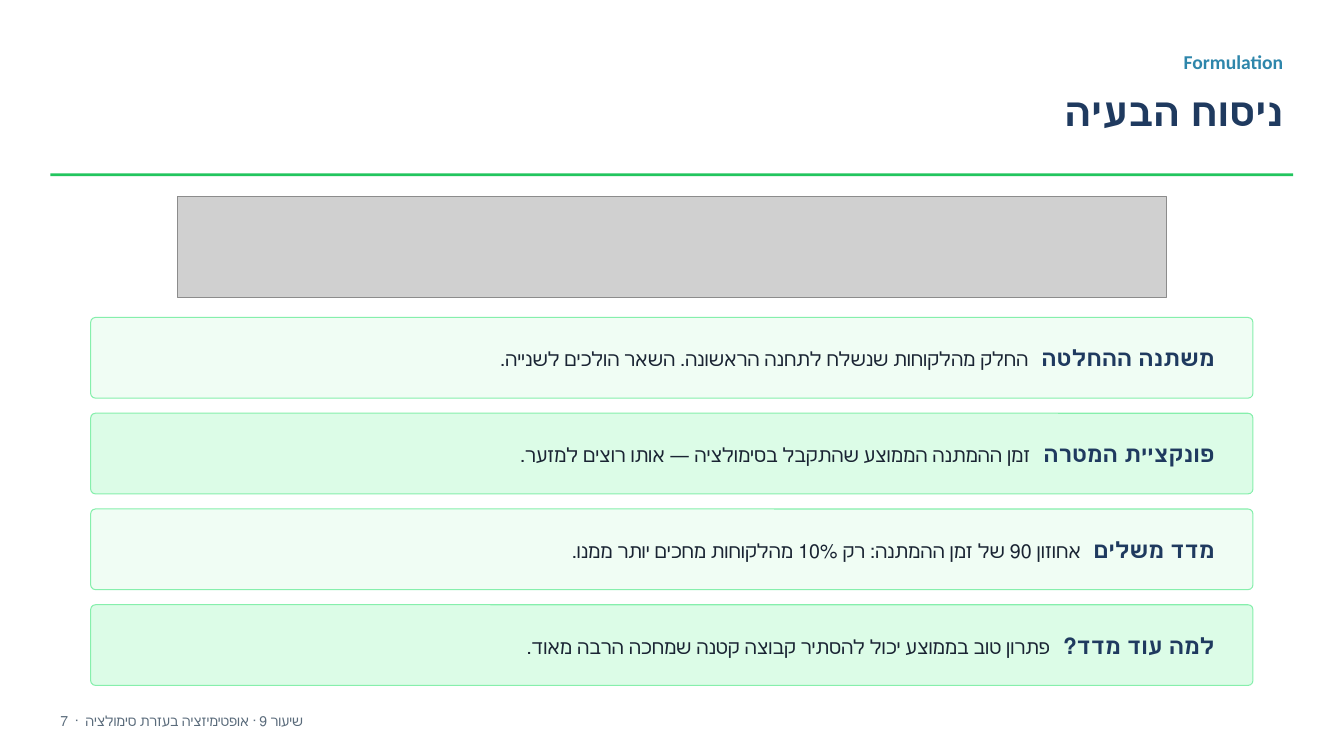
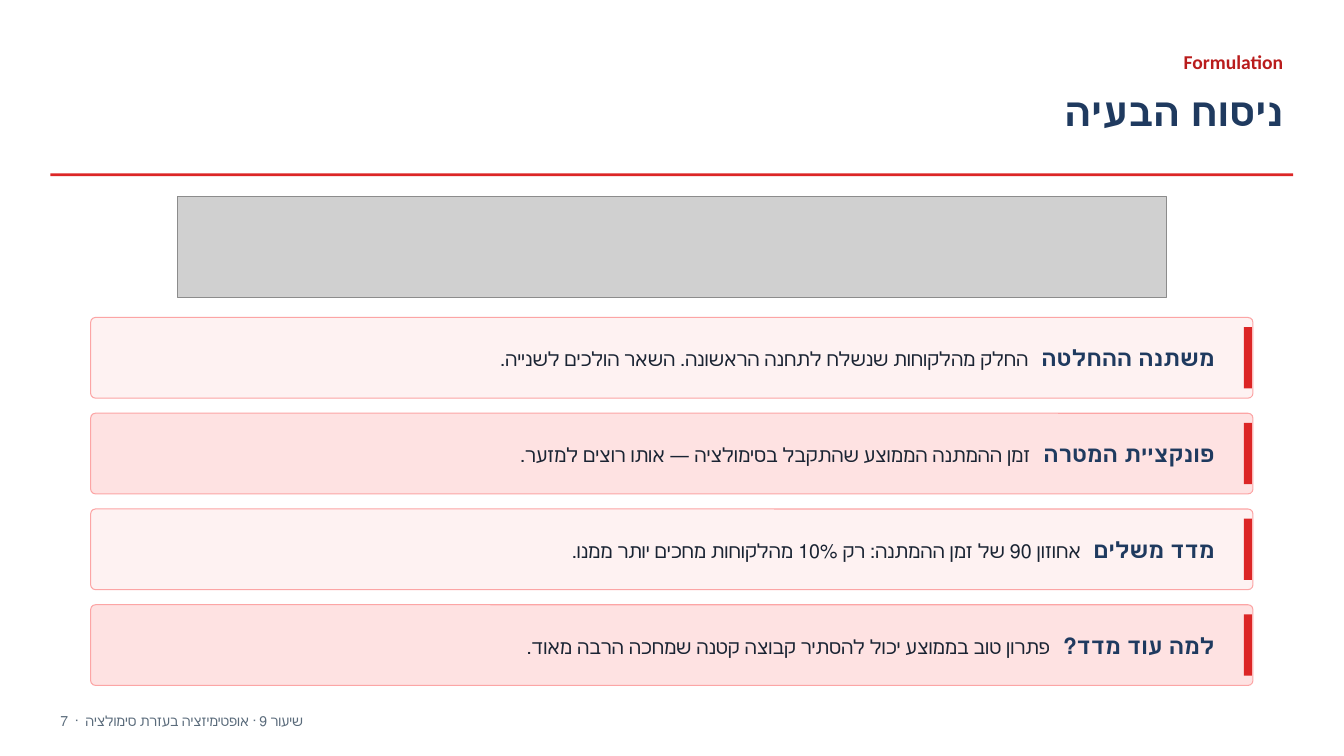
Before and after one commit to eliransher/sim_course, a slide deck: slide 8 of lectures/presentation/notebook_9_queueing_network_analysis.pptx. Drawn at 1344x756 pixels with LibreOffice and Linux fonts; fonts in the diff are those of the drawing; grey boxes stand for pictures. Boxes give left, top, right and bottom in pixels: in the first picture for what was removed or moved away, otherwise in the second. Text is boxed around its words. In the diff, an @@ line names an element or a change of style, - is before the commit and + after.

```diff
--- a/lectures/presentation/notebook_9_queueing_network_analysis.pptx
+++ b/lectures/presentation/notebook_9_queueing_network_analysis.pptx
@@ text "Formulation" at bbox=[1184, 55, 1284, 69]: text colour #2E86AB to #B91C1C @@
@@ rectangle at bbox=[50, 173, 1294, 176]: fill #22C55E to #DC2626 @@
@@ rounded rectangle at bbox=[91, 318, 1253, 398]: fill #F0FDF4 to #FEF2F2; outline #86EFAC 0.75 pt to #FCA5A5 0.75 pt @@
@@ rectangle added at bbox=[1244, 328, 1252, 389], fill #DC2626 @@
@@ rounded rectangle at bbox=[91, 413, 1253, 494]: fill #DCFCE7 to #FEE2E2; outline #86EFAC 0.75 pt to #FCA5A5 0.75 pt @@
@@ rectangle added at bbox=[1244, 423, 1252, 485], fill #DC2626 @@
@@ rounded rectangle at bbox=[91, 509, 1253, 590]: fill #F0FDF4 to #FEF2F2; outline #86EFAC 0.75 pt to #FCA5A5 0.75 pt @@
@@ rectangle added at bbox=[1244, 519, 1252, 581], fill #DC2626 @@
@@ rounded rectangle at bbox=[91, 605, 1253, 686]: fill #DCFCE7 to #FEE2E2; outline #86EFAC 0.75 pt to #FCA5A5 0.75 pt @@
@@ rectangle added at bbox=[1244, 615, 1252, 677], fill #DC2626 @@
```
Also in this commit, not shown: 18 other slides changed, 3 other files.
